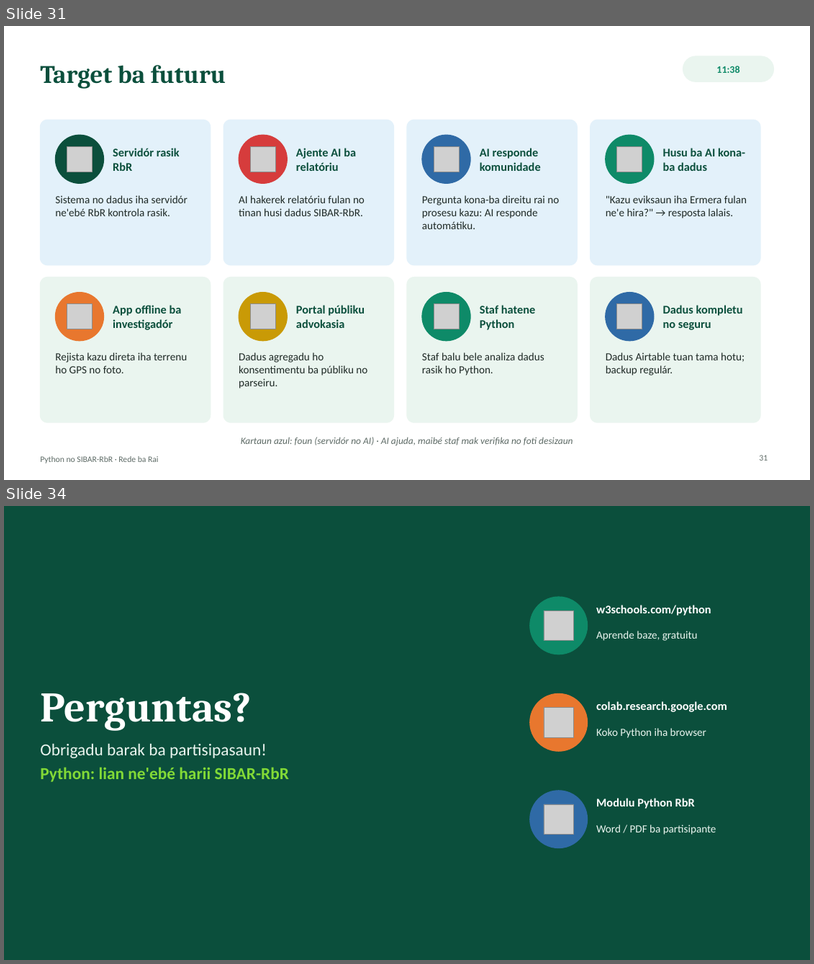
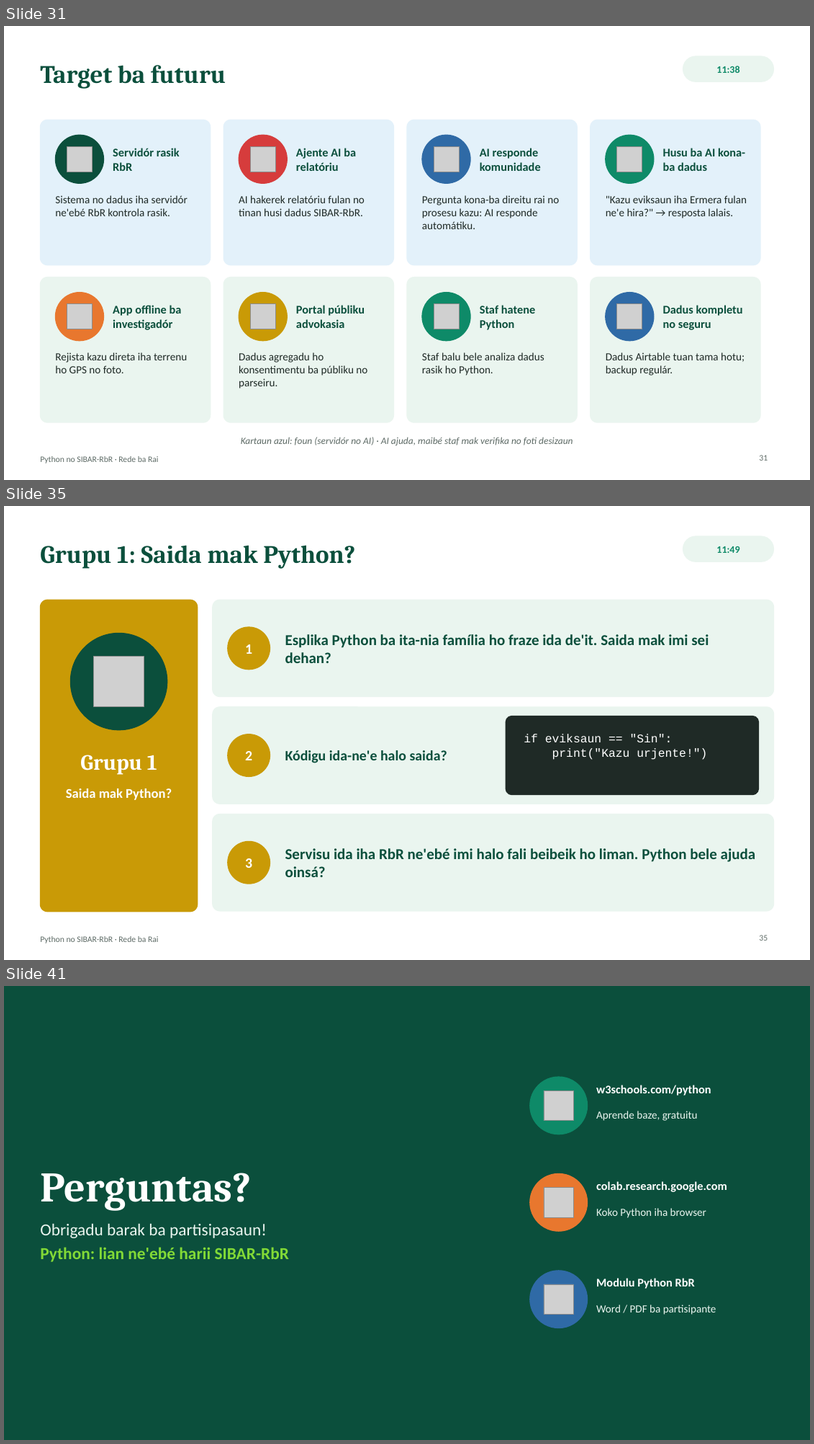
Before and after one commit to Odoly23/SMKRE, a slide deck: docs/formasaun/RbR_Sesaun_Python_SIBAR-RbR.pptx. Shown one above the other, each under a label of ours: slides 31 and 34 before the commit, slides 31, 35 and 41 after it; the slides between them are not shown. The pictures are 814x964 and 814x1444 pixels, drawn with LibreOffice and Linux fonts; fonts in the diff are those of the drawing; grey boxes stand for pictures. Boxes give left, top, right and bottom in pixels: in the first picture for what was removed or moved away, otherwise in the second. Text is boxed around its words. In the diff, an @@ line names an element or a change of style, - is before the commit and + after.

```diff
--- a/docs/formasaun/RbR_Sesaun_Python_SIBAR-RbR.pptx
+++ b/docs/formasaun/RbR_Sesaun_Python_SIBAR-RbR.pptx
@@ slide 35 added at [4,506,810,960], background #FFFFFF; not listed: 1 template element that a slide beside it also shows @@
@@ title added at [40,545,355,568], 30 pt, text #0B4F3C, bold @@
+Grupu 1: Saida mak Python?
@@ rounded rectangle added at [684,536,774,561], fill #EAF5EF, outline #EAF5EF 1 pt @@
@@ text added at [717,546,740,553], 12 pt, text #0E8A68, bold @@
+11:49
@@ rounded rectangle added at [40,600,198,911], fill #C99A06, outline #C99A06 1 pt @@
@@ rounded rectangle added at [213,600,774,697], fill #EAF5EF, outline #EAF5EF 1 pt @@
@@ ellipse added at [70,633,167,730], fill #0B4F3C, outline #0B4F3C 1 pt @@
@@ ellipse added at [228,627,270,669], fill #C99A06, outline #C99A06 1 pt @@
@@ text added at [286,634,709,663], 18 pt, text #0B4F3C, bold @@
+Esplika Python ba ita-nia família ho fraze ida de'it. Saida mak imi sei dehan?
@@ picture added at [93,656,144,706] @@
@@ text added at [245,644,252,654], 17 pt, text #FFFFFF, bold @@
+1
@@ rounded rectangle added at [213,707,774,803], fill #EAF5EF, outline #EAF5EF 1 pt @@
@@ rounded rectangle added at [506,716,759,795], fill #1F2A26, outline #1F2A26 1 pt @@
@@ ellipse added at [228,734,270,777], fill #C99A06, outline #C99A06 1 pt @@
@@ text added at [524,734,707,759], 14 pt, text #FFFFFF @@
+if eviksaun == "Sin":
+print("Kazu urjente!")
@@ text added at [80,754,157,774], 26 pt, text #FFFFFF, bold @@
+Grupu 1
@@ text added at [245,751,252,760], 17 pt, text #FFFFFF, bold @@
+2
@@ text added at [286,750,448,763], 17 pt, text #0B4F3C, bold @@
+Kódigu ida-ne'e halo saida?
@@ text added at [66,788,172,800], 16 pt, text #FFFFFF, bold @@
+Saida mak Python?
@@ rounded rectangle added at [213,814,774,911], fill #EAF5EF, outline #EAF5EF 1 pt @@
@@ ellipse added at [228,841,270,883], fill #C99A06, outline #C99A06 1 pt @@
@@ text added at [286,848,756,877], 18 pt, text #0B4F3C, bold @@
+Servisu ida iha RbR ne'ebé imi halo fali beibeik ho liman. Python bele ajuda oinsá?
@@ text added at [245,858,252,867], 17 pt, text #FFFFFF, bold @@
+3
@@ page number added at [759,934,768,940], 10 pt, text #5E6B66 @@
+35
@@ what was slide 34 is now slide 41 @@
```
Also in this commit, not shown: 3 slides changed, 6 other slides added, 1 other file.
